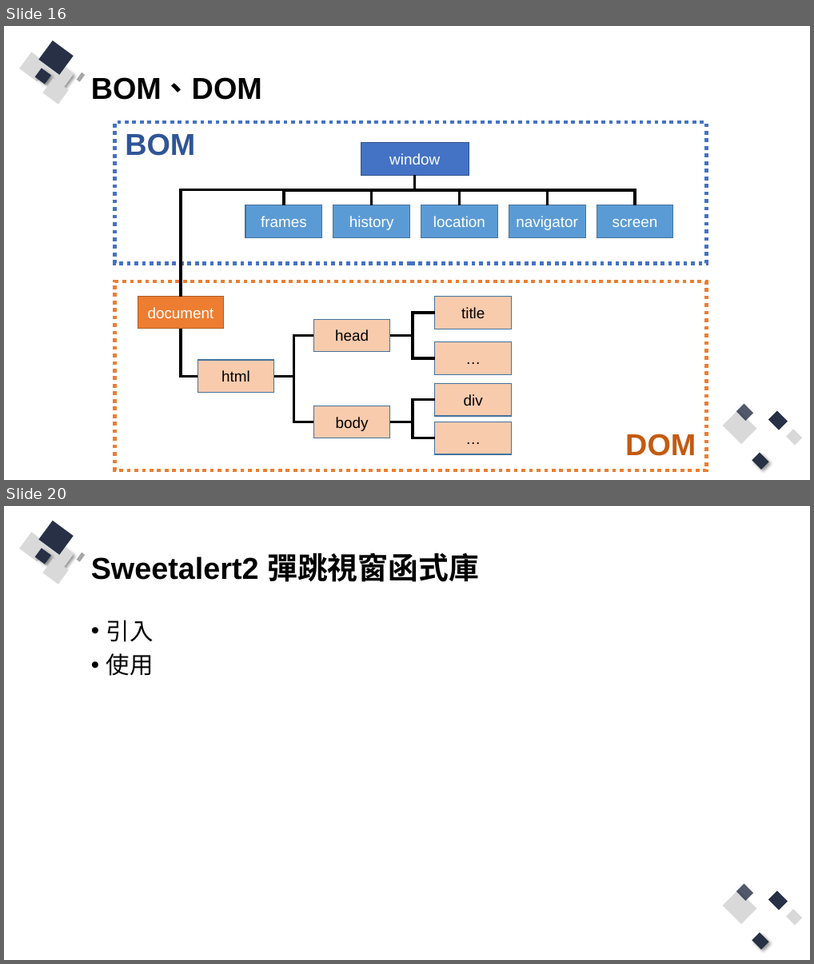
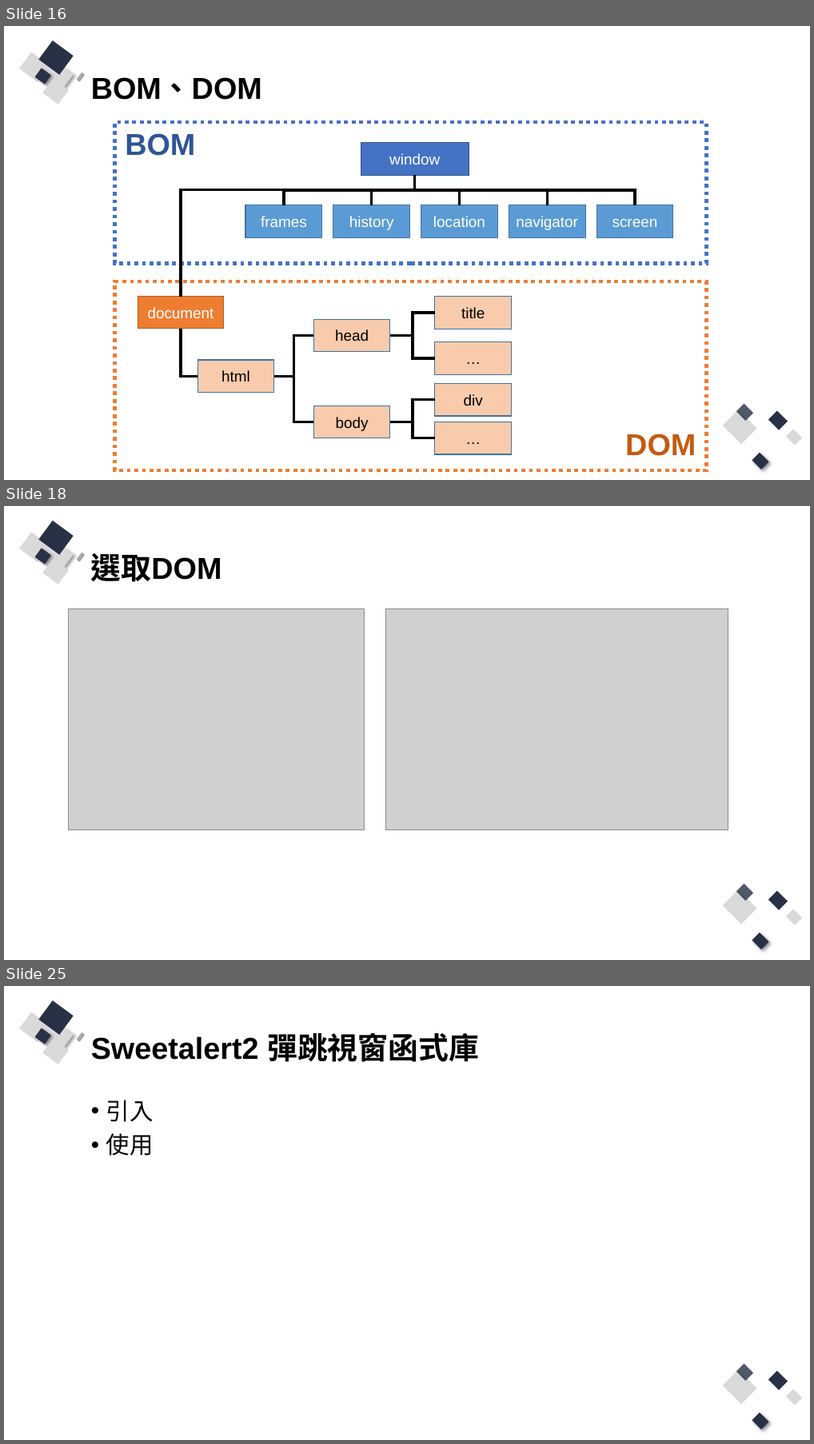
Before and after one commit to Q81JIAXIONG/-, a slide deck: 投影片/6.實作-帳號註冊、登入網頁前端防呆與提示.pptx. Shown one above the other, each under a label of ours: slides 16 and 20 before the commit, slides 16, 18 and 25 after it; the slides between them are not shown. The pictures are 814x964 and 814x1444 pixels, drawn with LibreOffice and Linux fonts; fonts in the diff are those of the drawing; grey boxes stand for pictures. Boxes give left, top, right and bottom in pixels: in the first picture for what was removed or moved away, otherwise in the second. Text is boxed around its words. In the diff, an @@ line names an element or a change of style, - is before the commit and + after.

```diff
--- a/投影片/6.實作-帳號註冊、登入網頁前端防呆與提示.pptx
+++ b/投影片/6.實作-帳號註冊、登入網頁前端防呆與提示.pptx
@@ slide 18 added at (4, 506, 810, 960), background #FFFFFF; not listed: 13 template elements that a slide beside it also shows @@
@@ title added at (91, 553, 222, 582), 36 pt, text #000000, bold @@
+選取DOM
@@ picture added at (68, 609, 365, 830) @@
@@ picture added at (386, 609, 729, 830) @@
@@ what was slide 20 is now slide 25 @@
```
Also in this commit, not shown: 7 slides changed, 6 other slides added, 2 slides removed, 15 other files.
